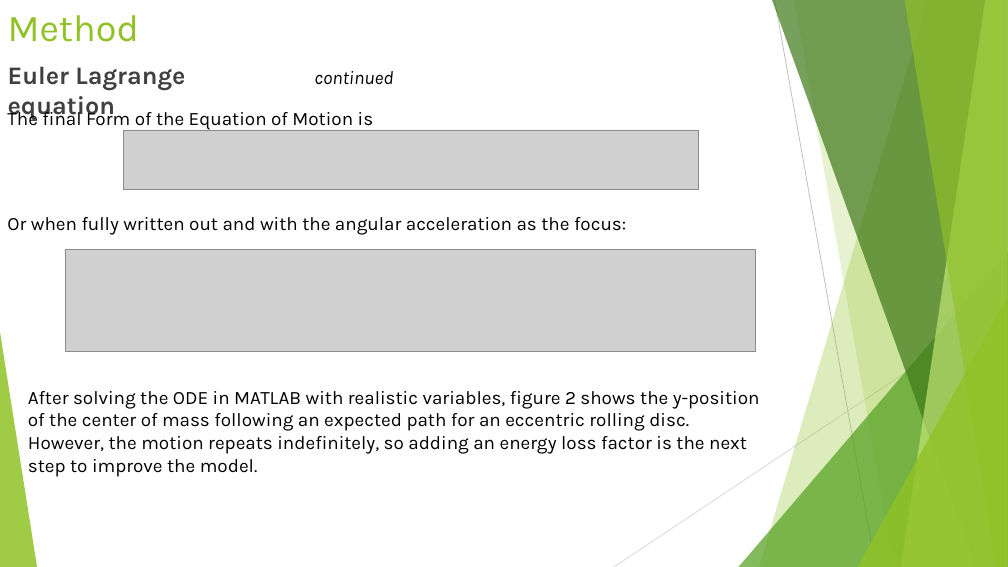
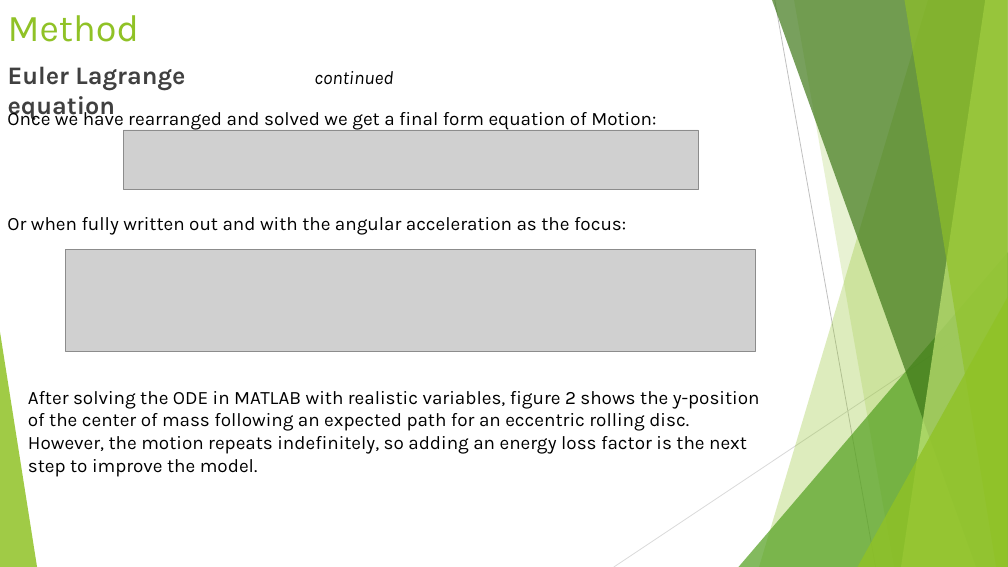
Before and after one commit to phoebelily1/PPM, a slide deck: slide 9 of PPM.pptx (slide 11 before the commit). Drawn at 1008x567 pixels with LibreOffice and Linux fonts; fonts in the diff are those of the drawing; grey boxes stand for pictures. Boxes give left, top, right and bottom in pixels: in the first picture for what was removed or moved away, otherwise in the second. Text is boxed around its words. In the diff, an @@ line names an element or a change of style, - is before the commit and + after.

```diff
--- a/PPM.pptx
+++ b/PPM.pptx
@@ text at <box>7,108,656,131</box>: text changed @@
-The final Form of the Equation of Motion is
+Once we have rearranged and solved we get a final form equation of Motion:
```
Also in this commit, not shown: 1 other slide changed, 2 slides removed.
